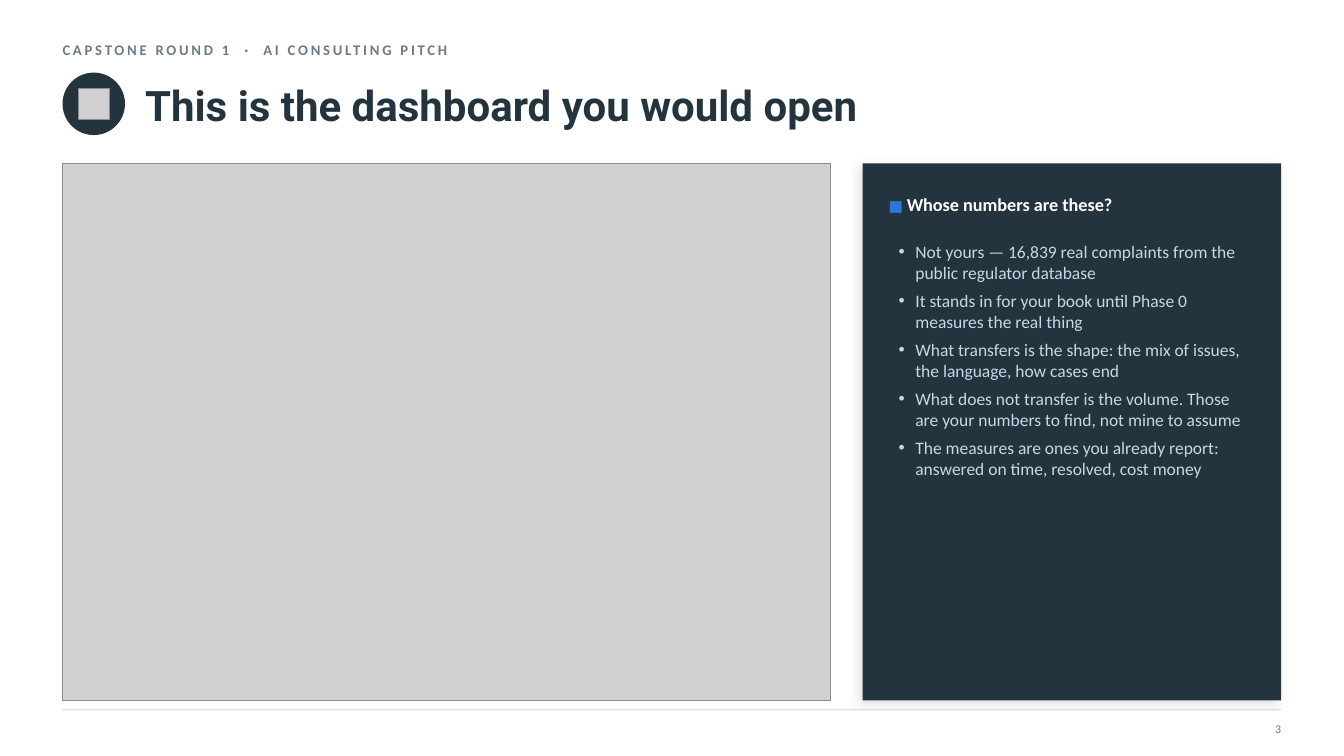
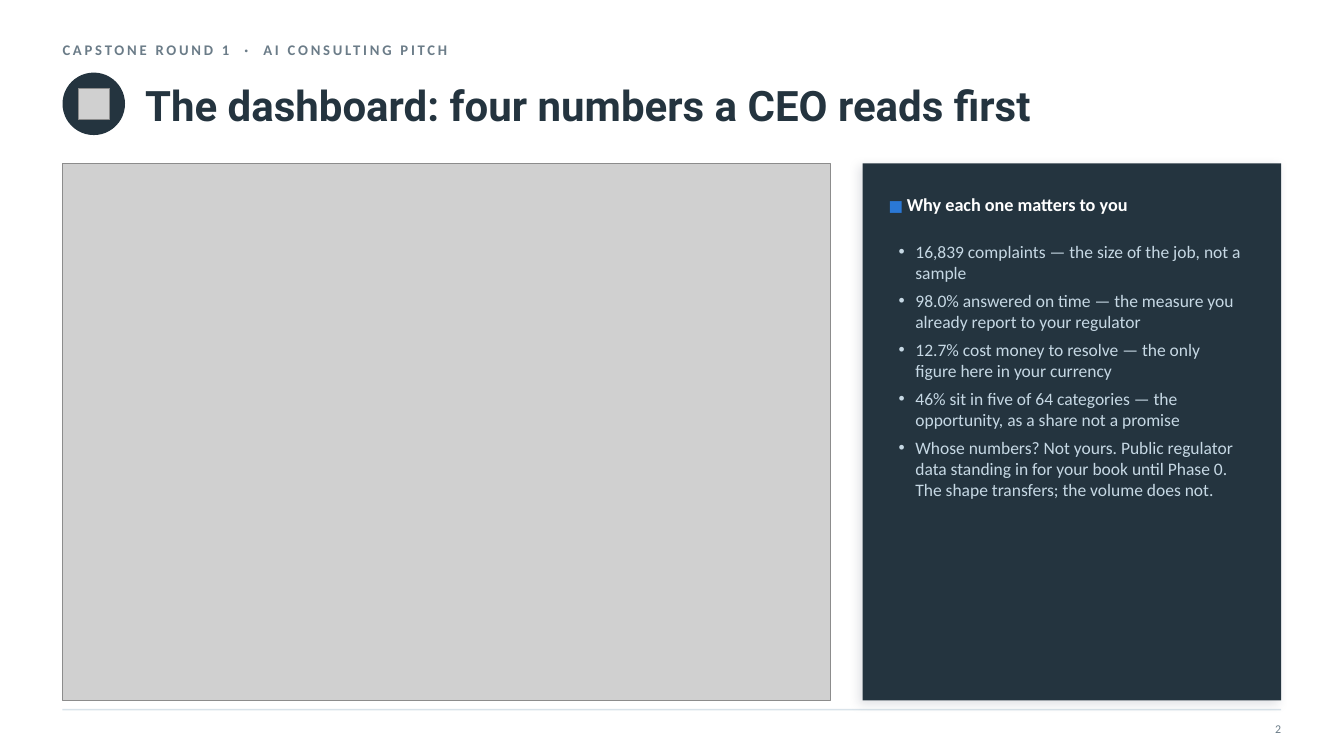
Before and after one commit to nyelugo/PROJECT-Capstone-AI-Consulting, a slide deck: slide 3 of presentation/round1_pitch.pptx (slide 4 before the commit). Drawn at 1344x756 pixels with LibreOffice and Linux fonts; fonts in the diff are those of the drawing; grey boxes stand for pictures. Boxes give left, top, right and bottom in pixels: in the first picture for what was removed or moved away, otherwise in the second. Text is boxed around its words. In the diff, an @@ line names an element or a change of style, - is before the commit and + after.

```diff
--- a/presentation/round1_pitch.pptx
+++ b/presentation/round1_pitch.pptx
@@ text at (x1=145, y1=89, x2=1031, y2=122): text changed @@
-This is the dashboard you would open
+The dashboard: four numbers a CEO reads first
@@ text at (x1=907, y1=198, x2=1128, y2=214): text changed @@
-■ Whose numbers are these?
+■ Why each one matters to you
@@ text at (x1=915, y1=246, x2=1240, y2=499): text changed @@
-• Not yours — 16,839 real complaints from the public regulator database
-• It stands in for your book until Phase 0 measures the real thing
-• What transfers is the shape: the mix of issues, the language, how cases end
-• What does not transfer is the volume. Those are your numbers to find, not mine to assume
-• The measures are ones you already report: answered on time, resolved, cost money
+• 16,839 complaints — the size of the job, not a sample
+• 98.0% answered on time — the measure you already report to your regulator
+• 12.7% cost money to resolve — the only figure here in your currency
+• 46% sit in five of 64 categories — the opportunity, as a share not a promise
+• Whose numbers? Not yours. Public regulator data standing in for your book until Phase 0. The shape transfers; the volume does not.
```
Also in this commit, not shown: 11 other slides changed, 1 slide added, 4 slides removed, 2 other files.
